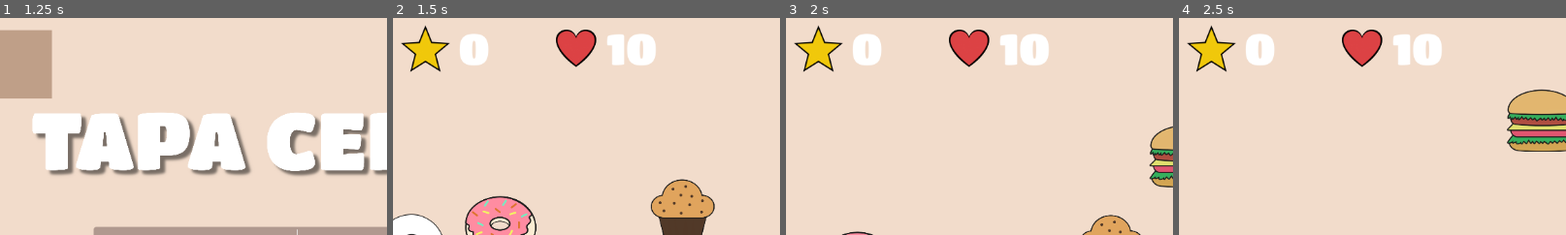
Above: before the commit, frames 1-4 (left to right).
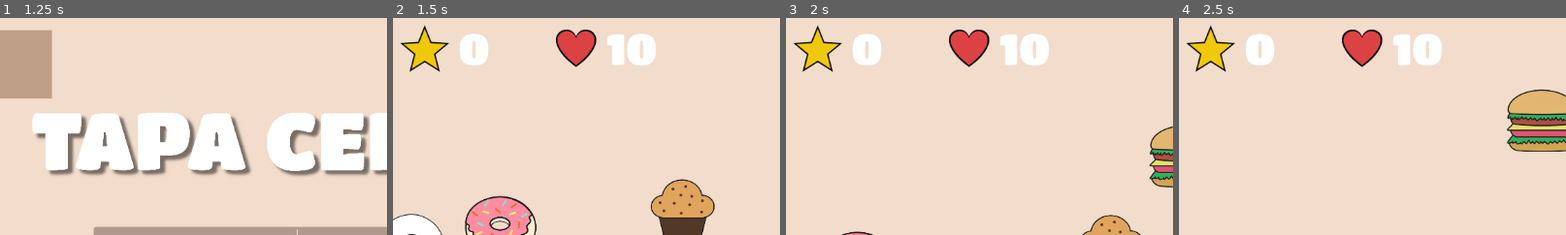
Above: after the commit, the same moments.

Repository: Frankl1sales/Course-Start-Godot
Game: Godot game, scene res://UI/tela_inicial_teste.tscn
The game is run twice, just before and just after one commit, with the same random seed, the same clock (stepped at 60 frames per second) and the same inputs.
Inputs (mouse positions are % of the whole screen's width and height, from its top left):
- Up to frame 1 (1.25 s): click (50, 55) at 0.52 s; type "12" at 0.6 s
- Up to frame 2 (1.5 s): click "JOGAR" at 1.25 s
- Up to frame 3 (2 s): no input
- Up to frame 4 (2.5 s): move the mouse to (18, 52) at 2.02 s; click (18, 52) at 2.17 s
The pictures show only the part of the screen within x 13-63%, y 2-52%; the shares and areas given below are measured in that part.

Frame 1 is identical in both runs. In frame 2, 0.4% of the frame differs, in the area x 2-15%, y 3-25%; in frame 3, 0.4%; in frame 4, 0.4%.

Commit message:
Corrija problemas de escala nos indicadores
Os indicadores de pontuação e vidas não consideravam as escalas
variáveis do jogo, então quando a resolução do jogo não era a mesma que
a resolução do projeto, os ícones ficavam com posição e tamanho errados
e o número de vidas tinha o tamanho errado (a pontuação estava certa).

Diff:
--- a/scenes/jogo_principal/jogo_principal.gd
+++ b/scenes/jogo_principal/jogo_principal.gd
@@ -59,11 +59,6 @@
 			velocidade = 300.0 * GameManager.escala
 		_:
 			assert(false, "Velocidade inválida")
-
-	if GameManager.vidas == 2147483647:
-		$CanvasLayer/LabelVidas.queue_free()
-		$CanvasLayer/Heart.queue_free()
-		$CanvasLayer/HeartAnimation.queue_free()
 
 	atualizar_placar()
 	atualizar_vidas()
@@ -143,12 +138,26 @@
 
 	$CanvasLayer/AjudaAlvo.texture = current_target_box_hollow_default
 
-	$CanvasLayer/LabelPontos.add_theme_font_size_override("font_size", GameManager.escala * TAMANHO_BASE_DA_FONTE)
-
 	$CanvasLayer/AjudaAlvo.scale = Vector2(GameManager.escala, GameManager.escala)
 
 	$BarraDeTempo.scale = Vector2(0, GameManager.escala)
 	$BarraDeTempo.global_position = Vector2(0.0, tamanho_da_janela.y - 16 * GameManager.escala)
+
+	$CanvasLayer/LabelPontos.add_theme_font_size_override("font_size", GameManager.escala * TAMANHO_BASE_DA_FONTE)
+	$CanvasLayer/LabelVidas.add_theme_font_size_override("font_size", GameManager.escala * TAMANHO_BASE_DA_FONTE)
+
+	if GameManager.vidas == 2147483647:
+		$CanvasLayer/LabelVidas.queue_free()
+		$CanvasLayer/Heart.queue_free()
+		$CanvasLayer/HeartAnimation.queue_free()
+
+	$CanvasLayer/Heart.global_position *= GameManager.escala
+	$CanvasLayer/HeartAnimation.global_position *= GameManager.escala
+	$CanvasLayer/Star.global_position *= GameManager.escala
+
+	$CanvasLayer/Heart.scale *= GameManager.escala
+	$CanvasLayer/HeartAnimation.scale *= GameManager.escala
+	$CanvasLayer/Star.scale *= GameManager.escala
 
 # Called every frame. 'delta' is the elapsed time since the previous frame.
 func _process(delta: float) -> void:
--- a/scenes/jogo_principal/jogo_principal.tscn
+++ b/scenes/jogo_principal/jogo_principal.tscn
@@ -266,7 +266,7 @@
 sprite_frames = SubResource("SpriteFrames_0xnf1")
 
 [node name="Star" type="AnimatedSprite2D" parent="CanvasLayer"]
-position = Vector2(201.05, 65)
+position = Vector2(200, 65)
 scale = Vector2(0.5, 0.5)
 sprite_frames = SubResource("SpriteFrames_eqsfm")
 
